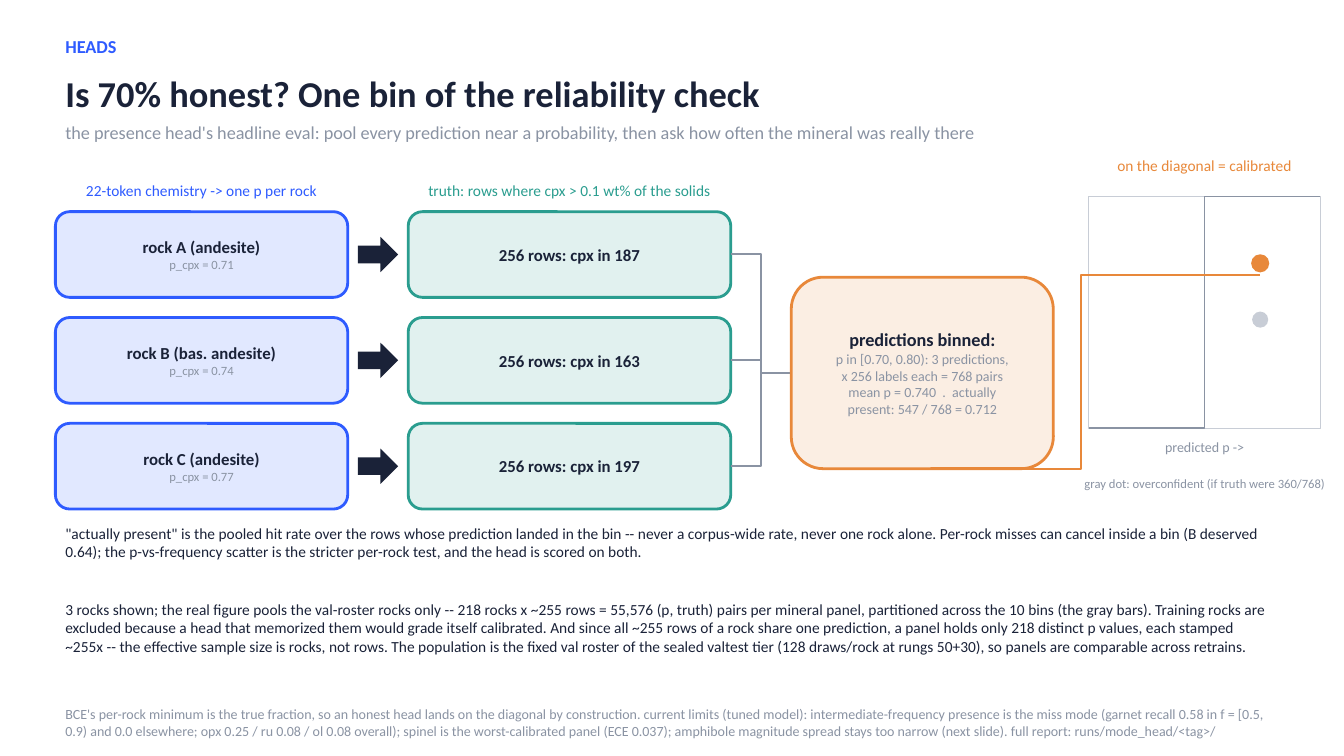
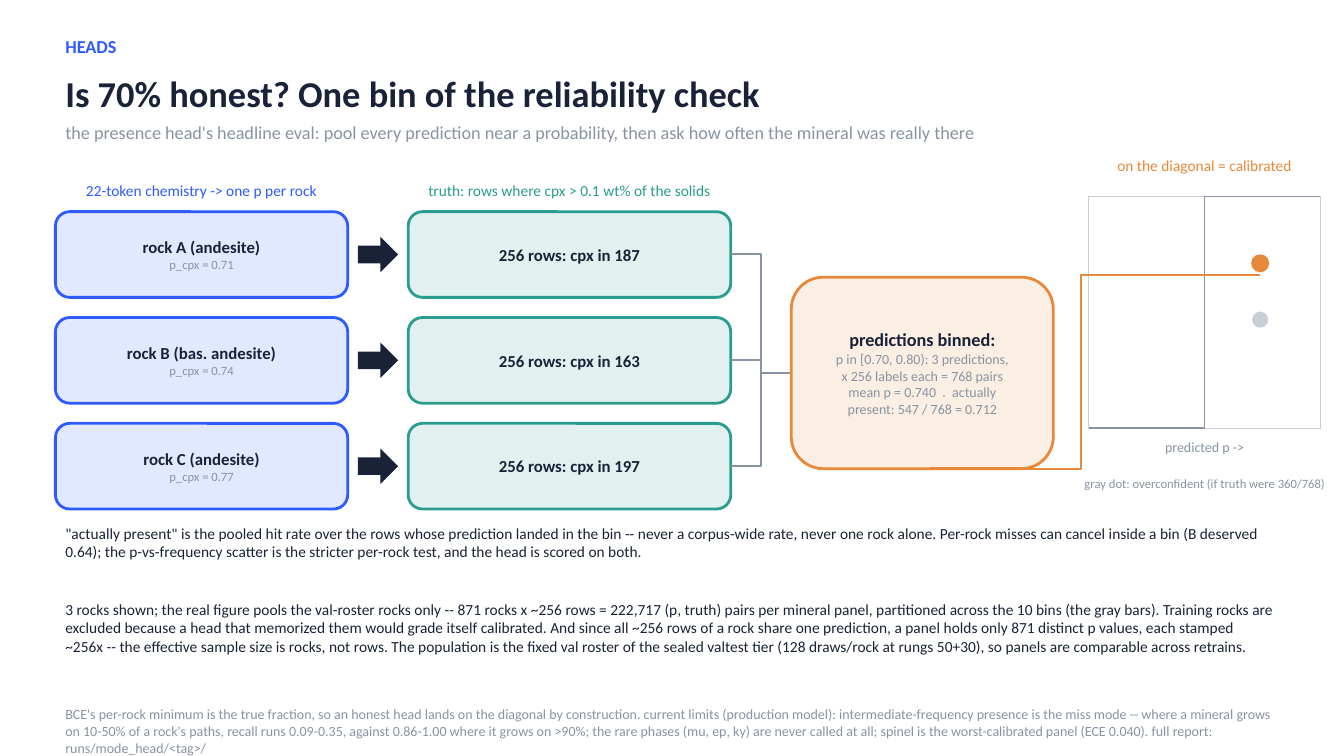
Before and after one commit to matthew-j-liu/phasecast, a slide deck: slide 14 of slides/overview.pptx. Drawn at 1344x756 pixels with LibreOffice and Linux fonts; fonts in the diff are those of the drawing. Boxes give left, top, right and bottom in pixels: in the first picture for what was removed or moved away, otherwise in the second. Text is boxed around its words. In the diff, an @@ line names an element or a change of style, - is before the commit and + after.

```diff
--- a/slides/overview.pptx
+++ b/slides/overview.pptx
@@ text at box(65, 604, 1272, 655): text changed @@
-3 rocks shown; the real figure pools the val-roster rocks only -- 218 rocks x ~255 rows = 55,576 (p, truth) pairs per mineral panel, partitioned across the 10 bins (the gray bars). Training rocks are excluded because a head that memorized them would grade itself calibrated. And since all ~255 rows of a rock share one prediction, a panel holds only 218 distinct p values, each stamped ~255x -- the effective sample size is rocks, not rows. The population is the fixed val roster of the sealed valtest tier (128 draws/rock at rungs 50+30), so panels are comparable across retrains.
+3 rocks shown; the real figure pools the val-roster rocks only -- 871 rocks x ~256 rows = 222,717 (p, truth) pairs per mineral panel, partitioned across the 10 bins (the gray bars). Training rocks are excluded because a head that memorized them would grade itself calibrated. And since all ~256 rows of a rock share one prediction, a panel holds only 871 distinct p values, each stamped ~256x -- the effective sample size is rocks, not rows. The population is the fixed val roster of the sealed valtest tier (128 draws/rock at rungs 50+30), so panels are comparable across retrains.
@@ text at box(65, 709, 1271, 756): text changed @@
-BCE's per-rock minimum is the true fraction, so an honest head lands on the diagonal by construction. current limits (tuned model): intermediate-frequency presence is the miss mode (garnet recall 0.58 in f = [0.5, 0.9) and 0.0 elsewhere; opx 0.25 / ru 0.08 / ol 0.08 overall); spinel is the worst-calibrated panel (ECE 0.037); amphibole magnitude spread stays too narrow (next slide). full report: runs/mode_head/<tag>/
+BCE's per-rock minimum is the true fraction, so an honest head lands on the diagonal by construction. current limits (production model): intermediate-frequency presence is the miss mode -- where a mineral grows on 10-50% of a rock's paths, recall runs 0.09-0.35, against 0.86-1.00 where it grows on >90%; the rare phases (mu, ep, ky) are never called at all; spinel is the worst-calibrated panel (ECE 0.040). full report: runs/mode_head/<tag>/
```
Also in this commit, not shown: 12 other slides changed, 1 slide added, 1 other file.
